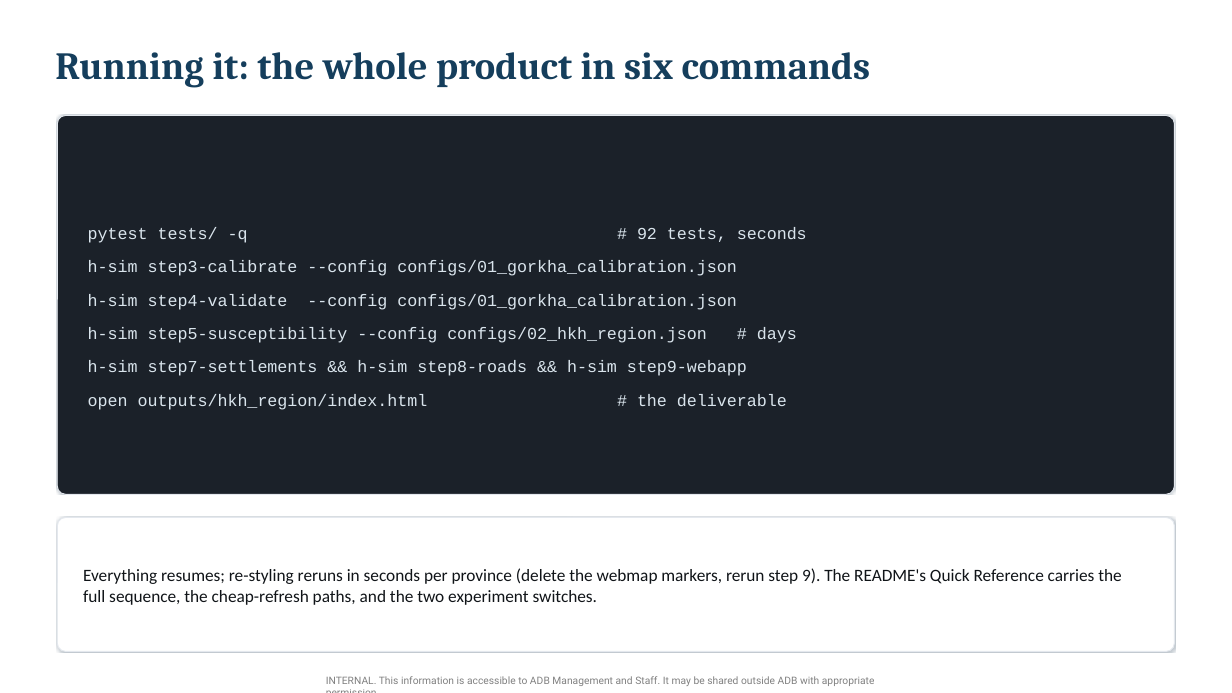
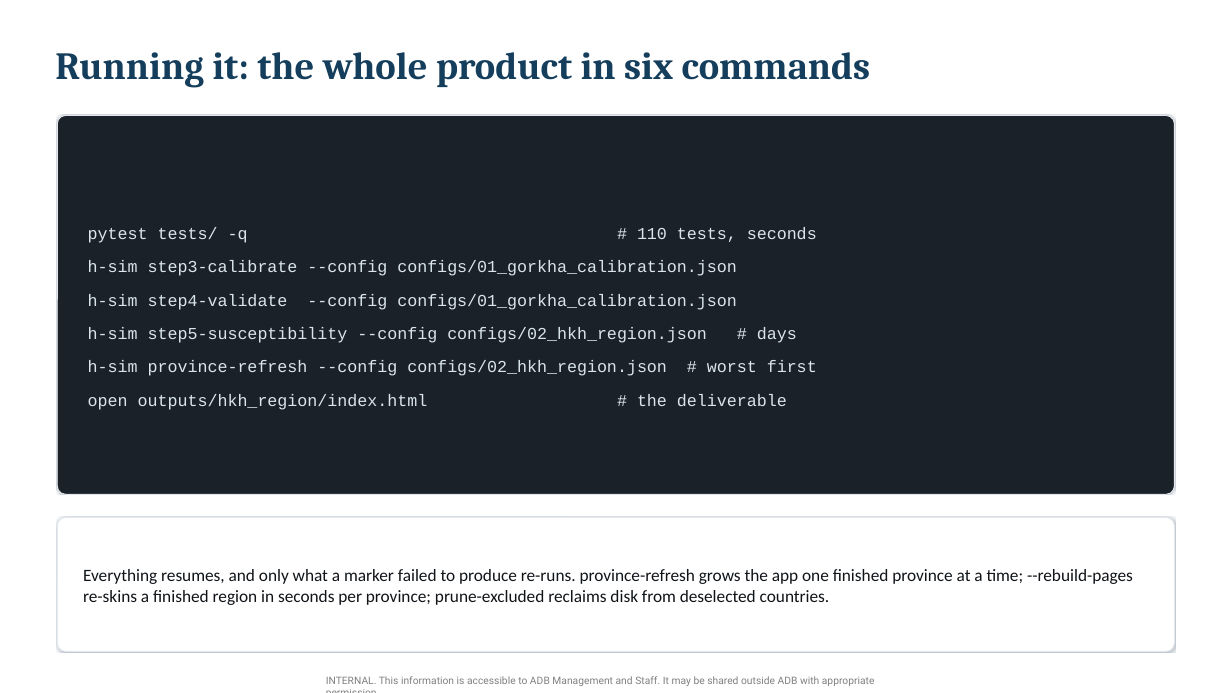
Before and after one commit to ntwarakavi/Himalayas_LandslideRisk, a slide deck: slide 11 of docs/H-SIM_overview.pptx. Drawn at 1232x693 pixels with LibreOffice and Linux fonts; fonts in the diff are those of the drawing. Boxes give left, top, right and bottom in pixels: in the first picture for what was removed or moved away, otherwise in the second. Text is boxed around its words. In the diff, an @@ line names an element or a change of style, - is before the commit and + after.

```diff
--- a/docs/H-SIM_overview.pptx
+++ b/docs/H-SIM_overview.pptx
@@ text at (88, 227, 817, 243): text changed @@
-pytest tests/ -q # 92 tests, seconds
+pytest tests/ -q # 110 tests, seconds
@@ text at (88, 360, 667, 376): text changed @@
-h-sim step7-settlements && h-sim step8-roads && h-sim step9-webapp
+h-sim province-refresh --config configs/02_hkh_region.json # worst first
@@ text at (83, 569, 1133, 605): text changed @@
-Everything resumes; re-styling reruns in seconds per province (delete the webmap markers, rerun step 9). The README's Quick Reference carries the full sequence, the cheap-refresh paths, and the two experiment switches.
+Everything resumes, and only what a marker failed to produce re-runs. province-refresh grows the app one finished province at a time; --rebuild-pages re-skins a finished region in seconds per province; prune-excluded reclaims disk from deselected countries.
```
Also in this commit, not shown: 5 other slides changed.
